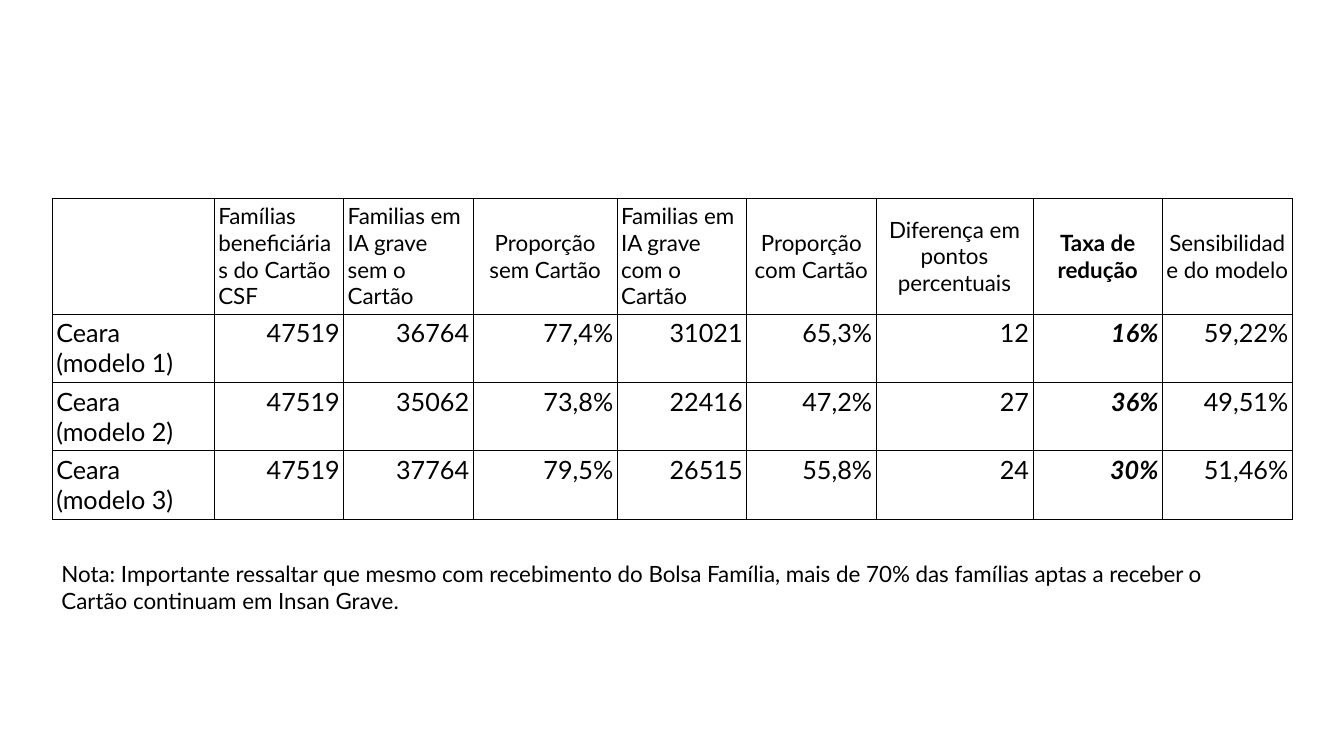
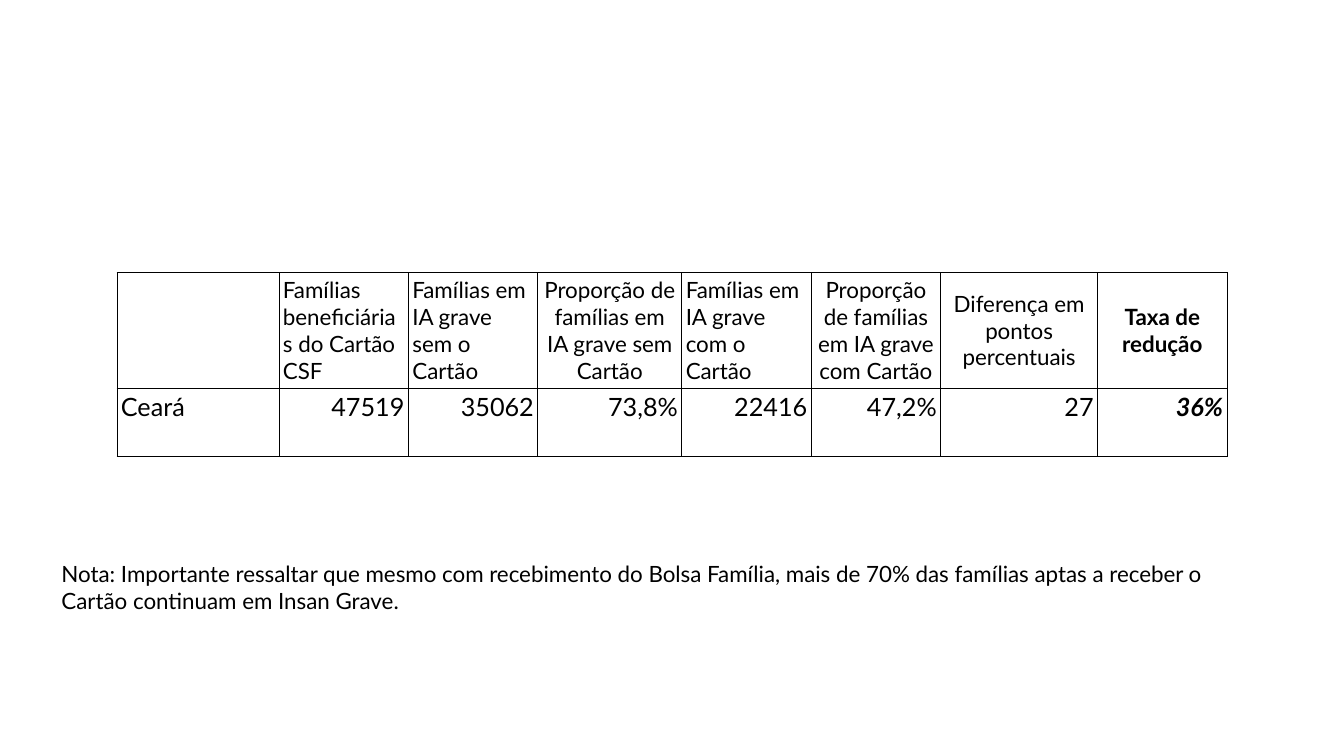
Before and after one commit to DISOC-Estudos-Sociais/indicador_csf, a slide deck: slide 14 of outputs/apresentacao_resultados.pptx (slide 12 before the commit). Drawn at 1344x756 pixels with LibreOffice and Linux fonts; fonts in the diff are those of the drawing; background and template pictures are left out. Boxes give left, top, right and bottom in pixels: in the first picture for what was removed or moved away, otherwise in the second. Text is boxed around its words. In the diff, an @@ line names an element or a change of style, - is before the commit and + after.

```diff
--- a/outputs/apresentacao_resultados.pptx
+++ b/outputs/apresentacao_resultados.pptx
@@ table at [117, 272, 1226, 593] @@
- | Famílias beneficiárias do Cartão CSF | Familias em IA grave sem o Cartão | Proporção sem Cartão | Familias em IA grave com o Cartão | Proporção com Cartão | Diferença em pontos percentuais | Taxa de redução | Sensibilidade do modelo
-Ceara (modelo 1) | 47519 | 36764 | 77,4% | 31021 | 65,3% | 12 | 16% | 59,22%
-Ceara (modelo 2) | 47519 | 35062 | 73,8% | 22416 | 47,2% | 27 | 36% | 49,51%
-Ceara (modelo 3) | 47519 | 37764 | 79,5% | 26515 | 55,8% | 24 | 30% | 51,46%
+ | Famílias beneficiárias do Cartão CSF | Famílias em IA grave sem o Cartão | Proporção de famílias em IA grave sem Cartão | Famílias em IA grave com o Cartão | Proporção de famílias em IA grave com Cartão | Diferença em pontos percentuais | Taxa de redução
+Ceará | 47519 | 35062 | 73,8% | 22416 | 47,2% | 27 | 36%
@@ table: place and size @@
-table at [52, 199, 1292, 536]
+table at [117, 272, 1226, 593]
```
Also in this commit, not shown: 6 other slides changed, 3 slides added, 1 slide removed, 4 other files.
